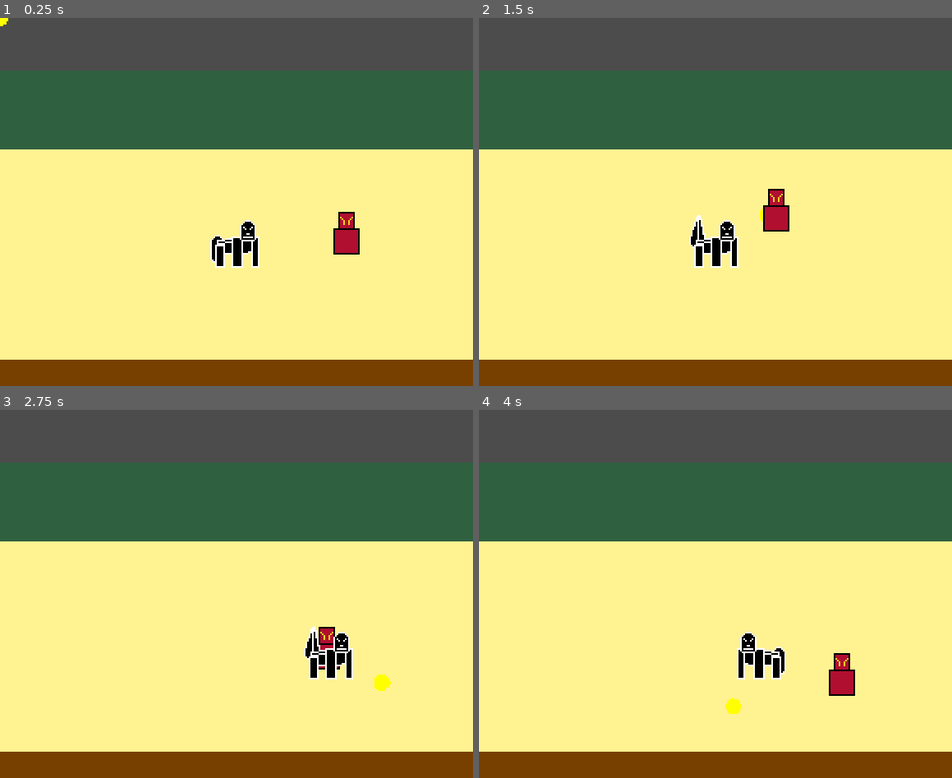
Above: before the commit, frames 1-4 (two rows, left to right).
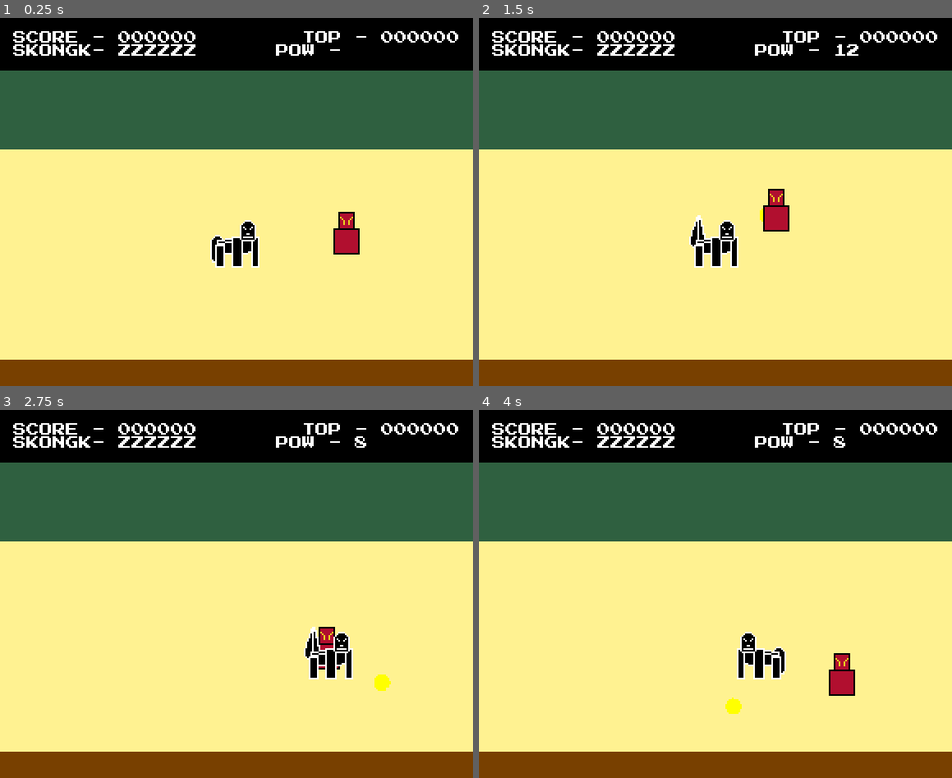
Above: after the commit, the same moments.

Repository: Galbenshire/Skongk---The-Skunk-Ape
Game: Godot game, scene res://game/Game.tscn
Two runs of this game, one before a commit and one after it. Both use one fixed random seed, a clock stepped at 60 frames per second and the inputs below.
Inputs:
- Up to frame 1 (0.25 s): no input
- Up to frame 2 (1.5 s): tap Enter at 0.5 s; hold D (ui_right) 0.53-1.28 s; hold E (skongk_skunk_move) 0.53-1.28 s; tap Space at 1.25 s; hold S (ui_down) from 1.28 s (still down); tap Q (skongk_punch) at 1.35 s
- Up to frame 3 (2.75 s): tap E (skongk_skunk_move) at 1.55, 2.3 s; release S (ui_down) at 2.03 s; hold D (ui_right) from 2.03 s (still down); hold Shift (skongk_run) from 2.03 s (still down)
- Up to frame 4 (4 s): release D (ui_right) at 2.78 s; release Shift (skongk_run) at 2.78 s; hold W (ui_up) 2.78-3.53 s; tap E (skongk_skunk_move) at 2.85 s; hold A (ui_left) from 3.53 s (still down); hold E (skongk_skunk_move) from 3.53 s (still down)

The runs differ from the first frame. In frame 1, 14% of the frame differs, in the area x 0-100%, y 0-15%; in frame 2, 14%; in frame 3, 14%; in frame 4, 14%.

Commit message:
- There is now a HUD screen. - Values from the player update the HUD - Made the main theme resource

Diff:
--- a/entities/enemies/Enemy.tscn
+++ b/entities/enemies/Enemy.tscn
@@ -13,6 +13,9 @@
 [node name="Enemy" type="KinematicBody2D"]
 collision_layer = 4
 script = ExtResource( 1 )
+
+[node name="VisibilityEnabler" type="VisibilityNotifier2D" parent="."]
+rect = Rect2( -10, -21, 20, 32 )
 
 [node name="Sprite" type="Sprite" parent="."]
 texture = ExtResource( 2 )
@@ -34,6 +37,7 @@
 [node name="AnimationPlayer" type="AnimationPlayer" parent="."]
 playback_process_mode = 0
 anims/attack = SubResource( 2 )
+[connection signal="screen_exited" from="VisibilityEnabler" to="." method="_on_VisibilityEnabler_screen_exited"]
 [connection signal="timeout" from="TargetUpdater" to="." method="_on_TargetUpdater_timeout"]
 [connection signal="timeout" from="AttackTimer" to="." method="_on_AttackTimer_timeout"]
 [connection signal="animation_finished" from="AnimationPlayer" to="." method="_on_AnimationPlayer_animation_finished"]
--- a/entities/enemies/enemy.gd
+++ b/entities/enemies/enemy.gd
@@ -5,8 +5,9 @@
 attempting an attack every interval.
 """
 
-enum States {GO_TO_TARGET, IDLE, ATTACK}
+enum States {GO_TO_TARGET, IDLE, ATTACK, KNOCKBACK}
 
+export (int) var score_value : int = 50
 export (float) var move_speed : float = 60.0
 export (Vector2) var base_target_offset : Vector2
 export (Vector2) var offset_variance : Vector2
@@ -18,6 +19,7 @@
 var _target : Vector2
 var _target_offset : Vector2
 var _target_updates : int = 0
+var _knockback_direction : int = 1
 
 func _ready() -> void:
 	_get_skongk_reference()
@@ -46,6 +48,22 @@
 		States.IDLE:
 			if position.distance_to(_target) > 32.0:
 				current_state = States.GO_TO_TARGET
+
+		States.KNOCKBACK:
+			move_and_collide(400 * Vector2(_knockback_direction, 0) * delta)
+
+func knockback() -> void:
+	if current_state == States.KNOCKBACK:
+		return
+
+	$Sprite.flip_v = true
+	current_state = States.KNOCKBACK
+	_skongk_ref.score += score_value
+	_knockback_direction = _skongk_ref.current_direction
+	$TargetUpdater.stop()
+	$AttackTimer.stop()
+	$AnimationPlayer.stop(true)
+	set_collision_mask_bit(0, false)
 
 func _update_target() -> void:
 	var new_offset = _target_offset
@@ -83,3 +101,7 @@
 		current_state = States.IDLE
 		$TargetUpdater.start()
 		$AttackTimer.start()
+
+func _on_VisibilityEnabler_screen_exited():
+	if current_state == States.KNOCKBACK:
+		queue_free()
--- a/entities/skongk/Skongk.tscn
+++ b/entities/skongk/Skongk.tscn
@@ -30,10 +30,10 @@
 "values": [ 0 ]
 }
 
-[sub_resource type="Animation" id=6]
+[sub_resource type="Animation" id=5]
 resource_name = "back_blast"
 length = 1.35
-step = 0.05
+step = 0.01
 tracks/0/type = "method"
 tracks/0/path = NodePath(".")
 tracks/0/interp = 1
@@ -47,11 +47,11 @@
 "args": [ 3 ],
 "method": "set_state"
 }, {
-"args": [  ],
-"method": "_start_back_blast"
+"args": [ false ],
+"method": "_set_back_blast_hitbox_disabled"
 }, {
-"args": [  ],
-"method": "_end_back_blast"
+"args": [ true ],
+"method": "_set_back_blast_hitbox_disabled"
 }, {
 "args": [ 0 ],
 "method": "set_state"
@@ -70,9 +70,9 @@
 "values": [ 2, 0 ]
 }
 
-[sub_resource type="Animation" id=7]
+[sub_resource type="Animation" id=6]
 length = 0.766667
-step = 0.0166667
+step = 0.01
 tracks/0/type = "value"
 tracks/0/path = NodePath("Sprite:frame")
 tracks/0/interp = 1
@@ -92,17 +92,17 @@
 tracks/1/imported = false
 tracks/1/enabled = true
 tracks/1/keys = {
-"times": PoolRealArray( 0, 0.266667, 0.58, 0.766667 ),
+"times": PoolRealArray( 0, 0.26, 0.58, 0.766667 ),
 "transitions": PoolRealArray( 1, 1, 1, 1 ),
 "values": [ {
 "args": [ 3 ],
 "method": "set_state"
 }, {
-"args": [  ],
-"method": "_start_punch"
+"args": [ false ],
+"method": "_set_punch_hitbox_disabled"
 }, {
-"args": [  ],
-"method": "_end_punch"
+"args": [ true ],
+"method": "_set_punch_hitbox_disabled"
 }, {
 "args": [ 0 ],
 "method": "set_state"
@@ -143,17 +143,17 @@
 [node name="Collision" type="CollisionShape2D" parent="Sprite/BackBlastHitbox"]
 position = Vector2( -48, -8 )
 rotation = 1.5708
-shape = SubResource( 4 )
+shape = SubResource( 2 )
 disabled = true
 
 [node name="Collision" type="CollisionShape2D" parent="."]
-shape = SubResource( 1 )
+shape = SubResource( 3 )
 
 [node name="AnimationPlayer" type="AnimationPlayer" parent="."]
 autoplay = "_init"
 playback_process_mode = 0
-anims/_init = SubResource( 5 )
-anims/back_blast = SubResource( 6 )
-anims/punch = SubResource( 7 )
+anims/_init = SubResource( 4 )
+anims/back_blast = SubResource( 5 )
+anims/punch = SubResource( 6 )
 [connection signal="body_entered" from="Sprite/PunchHitbox" to="." method="_on_PunchHitbox_body_entered"]
 [connection signal="body_entered" from="Sprite/BackBlastHitbox" to="." method="_on_BackBlastHitbox_body_entered"]
--- a/entities/skongk/skongk.gd
+++ b/entities/skongk/skongk.gd
@@ -8,6 +8,10 @@
 	- Attack like a skunk.
 """
 
+signal score_changed(score)
+signal power_changed(power)
+signal awakeness_changed(awakeness)
+
 enum States {IDLE, WALK, RUN, ATTACK}
 
 onready var SkongkSprite : Sprite = $Sprite
@@ -17,8 +21,9 @@
 export (float) var move_speed : float = 100.0
 export (float, 1.0, 5.0) var run_multiplier : float = 1.0
 
-var score : int = 0
-var skunk_power : int = 16
+var score : int = 0 setget set_score
+var awakeness : int = 6 setget set_awakeness
+var skunk_power : int = 16 setget set_skunk_power
 
 var current_state : int = States.IDLE setget set_state
 var current_direction : int = 1
@@ -30,7 +35,7 @@
 		$AnimationPlayer.play("punch")
 	elif event.is_action_pressed("skongk_skunk_move"):
 		if skunk_power >= 4:
-			skunk_power = int(max(0, skunk_power - 4))
+			set_skunk_power(int(max(0, skunk_power - 4)))
 			$AnimationPlayer.play("back_blast")
 
 func _physics_process(delta : float) -> void:
@@ -59,6 +64,18 @@
 				var move_multiply = run_multiplier if current_state == States.RUN else 1.0
 				move_and_slide(_input_direction * move_speed * move_multiply)
 
+func set_score(value : int) -> void:
+	score = value
+	emit_signal("score_changed", score)
+
+func set_awakeness(value : int) -> void:
+	awakeness = value
+	emit_signal("awakeness_changed", awakeness)
+
+func set_skunk_power(value : int) -> void:
+	skunk_power = value
+	emit_signal("power_changed", skunk_power)
+
 func set_state(new_state: int) -> void:
 	current_state = new_state
 
@@ -66,24 +83,14 @@
 	set_physics_process(disable_controls)
 	set_process_unhandled_input(disable_controls)
 
-func _start_punch() -> void:
-	Punch.get_node("Collision").set_deferred("disabled", false)
-	print("Punch Started")
+func _set_punch_hitbox_disabled(disabled : bool) -> void:
+	Punch.get_node("Collision").set_deferred("disabled", disabled)
 
-func _end_punch() -> void:
-	Punch.get_node("Collision").set_deferred("disabled", true)
-	print("Punch Ended")
-
-func _start_back_blast() -> void:
-	BackBlast.get_node("Collision").set_deferred("disabled", false)
-	print("Back Blast Started")
-
-func _end_back_blast() -> void:
-	BackBlast.get_node("Collision").set_deferred("disabled", true)
-	print("Back Blast Ended")
+func _set_back_blast_hitbox_disabled(disabled : bool) -> void:
+	BackBlast.get_node("Collision").set_deferred("disabled", disabled)
 
 func _on_PunchHitbox_body_entered(body : PhysicsBody2D) -> void:
-	print("Punched something")
+	body.knockback()
 
 func _on_BackBlastHitbox_body_entered(body : PhysicsBody2D) -> void:
 	print("Something caught in the back blast")
--- a/game/Game.tscn
+++ b/game/Game.tscn
@@ -1,9 +1,10 @@
-[gd_scene load_steps=7 format=2]
+[gd_scene load_steps=8 format=2]
 
 [ext_resource path="res://game/game.gd" type="Script" id=1]
 [ext_resource path="res://game/GameBackground.png" type="Texture" id=2]
 [ext_resource path="res://entities/skongk/Skongk.tscn" type="PackedScene" id=3]
 [ext_resource path="res://entities/enemies/Enemy.tscn" type="PackedScene" id=4]
+[ext_resource path="res://ui/hud/HUD.tscn" type="PackedScene" id=5]
 
 [sub_resource type="RectangleShape2D" id=1]
 extents = Vector2( 144, 8 )
@@ -21,7 +22,6 @@
 texture = ExtResource( 2 )
 
 [node name="Entities" type="YSort" parent="Playfield"]
-editor/display_folded = true
 
 [node name="Skongk" parent="Playfield/Entities" instance=ExtResource( 3 )]
 position = Vector2( 144, 144 )
@@ -53,6 +53,9 @@
 shape = SubResource( 2 )
 
 [node name="GUI" type="Control" parent="."]
-visible = false
 anchor_right = 1.0
 anchor_bottom = 1.0
+
+[node name="HUD" parent="GUI" instance=ExtResource( 5 )]
+[connection signal="power_changed" from="Playfield/Entities/Skongk" to="." method="_on_Skongk_power_changed"]
+[connection signal="score_changed" from="Playfield/Entities/Skongk" to="." method="_on_Skongk_score_changed"]
--- a/game/game.gd
+++ b/game/game.gd
@@ -2,3 +2,9 @@
 
 func _ready():
 	randomize()
+
+func _on_Skongk_power_changed(power : int) -> void:
+	$GUI/HUD.update_power(power)
+
+func _on_Skongk_score_changed(score : int) -> void:
+	$GUI/HUD.update_score(score)
--- /dev/null
+++ b/ui/MainTheme.tres
@@ -0,0 +1,12 @@
+[gd_resource type="Theme" load_steps=3 format=2]
+
+[ext_resource path="res://ui/fonts/PressStart2P/PressStart2P-Regular.ttf" type="DynamicFontData" id=1]
+
+[sub_resource type="DynamicFont" id=1]
+size = 8
+font_data = ExtResource( 1 )
+
+[resource]
+default_font = SubResource( 1 )
+GridContainer/constants/hseparation = 0
+GridContainer/constants/vseparation = 0
--- a/ui/hud/HUD.tscn
+++ b/ui/hud/HUD.tscn
@@ -1,7 +1,54 @@
-[gd_scene format=2]
+[gd_scene load_steps=3 format=2]
+
+[ext_resource path="res://ui/MainTheme.tres" type="Theme" id=1]
+[ext_resource path="res://ui/hud/hud.gd" type="Script" id=2]
 
 [node name="HUD" type="ColorRect"]
 margin_right = 288.0
 margin_bottom = 32.0
 rect_min_size = Vector2( 288, 32 )
+theme = ExtResource( 1 )
 color = Color( 0, 0, 0, 1 )
+script = ExtResource( 2 )
+
+[node name="Data" type="GridContainer" parent="."]
+anchor_right = 1.0
+anchor_bottom = 1.0
+margin_left = 8.0
+margin_top = 8.0
+margin_right = -8.0
+margin_bottom = -8.0
+columns = 2
+
+[node name="Score" type="Label" parent="Data"]
+margin_right = 136.0
+margin_bottom = 8.0
+size_flags_horizontal = 3
+text = "SCORE - 000000"
+
+[node name="HighScore" type="Label" parent="Data"]
+margin_left = 136.0
+margin_right = 272.0
+margin_bottom = 8.0
+size_flags_horizontal = 3
+text = "TOP - 000000"
+align = 2
+
+[node name="Awake" type="Label" parent="Data"]
+margin_top = 8.0
+margin_right = 136.0
+margin_bottom = 16.0
+size_flags_horizontal = 3
+text = "SKONGK- ZZZZZZ"
+
+[node name="Power" type="Control" parent="Data"]
+margin_left = 136.0
+margin_top = 8.0
+margin_right = 272.0
+margin_bottom = 16.0
+
+[node name="Text" type="Label" parent="Data/Power"]
+margin_left = 24.0
+margin_right = 64.0
+margin_bottom = 8.0
+text = "POW -"
--- /dev/null
+++ b/ui/hud/hud.gd
@@ -0,0 +1,19 @@
+extends ColorRect
+
+func _ready() -> void:
+	pass
+
+func update_score(new_score: int) -> void:
+	$Data/Score.text = "SCORE - %06d" % new_score
+
+func update_high_score(new_score: int) -> void:
+	$Data/HighScore.text = "TOP - %06d" % new_score
+
+func update_awakeness(new_value : int) -> void:
+	var new_text = "SKONGK- "
+	for i in range(new_value):
+		new_text += "Z"
+	$Data/Awake.text = new_text
+
+func update_power(new_value : int) -> void:
+	$Data/Power/Text.text = str("POW - ", new_value)
Not shown: 2 places in entities/skongk/Skongk.tscn that only renumber resources
Not shown, added: ui/fonts/PressStart2P/OFL.txt
Binary file added: ui/fonts/PressStart2P/PressStart2P-Regular.ttf
